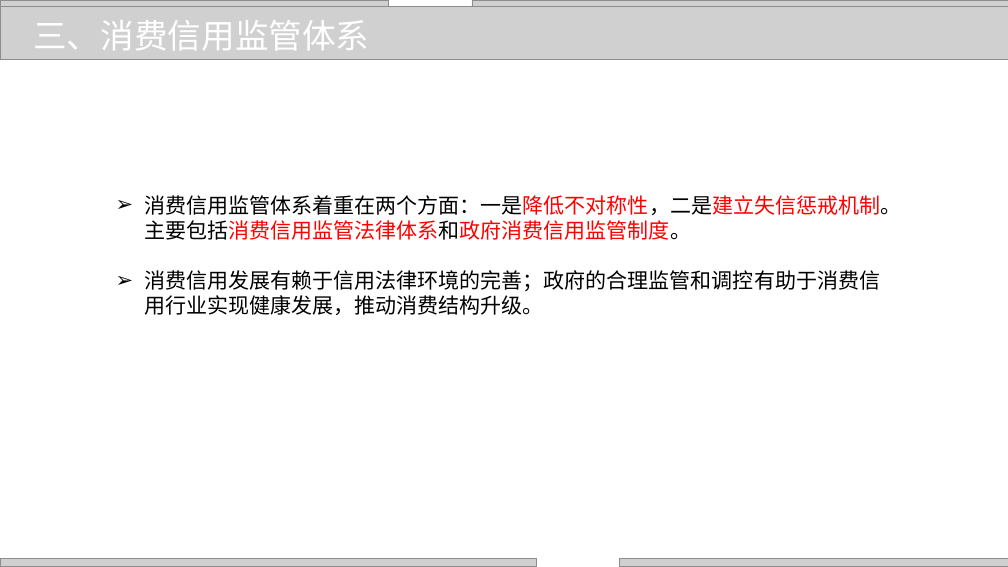
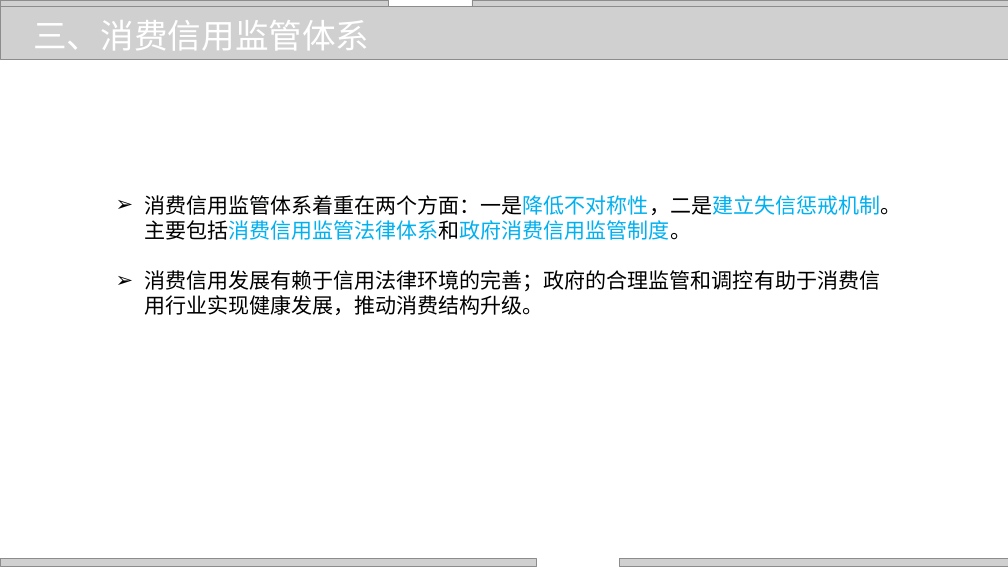
Before and after one commit to zhangjianzhang/internet_credit, a slide deck: slide 7 of files/slides/lecture_15.pptx. Drawn at 1008x567 pixels with LibreOffice and Linux fonts; fonts in the diff are those of the drawing; grey boxes stand for pictures; background and template pictures are left out. Boxes give left, top, right and bottom in pixels: in the first picture for what was removed or moved away, otherwise in the second. Text is boxed around its words. In the diff, an @@ line names an element or a change of style, - is before the commit and + after.

```diff
--- a/files/slides/lecture_15.pptx
+++ b/files/slides/lecture_15.pptx
@@ text at bbox=[144, 195, 901, 240]: text colour #FF0000 to #00B0F0 in "消费信用监管体系着重在两个方面：一是降低不对称性，二是建立失信惩戒机制。主要包括消费信用监管法律体系和政府消费信用监管制 ..." @@
```
Also in this commit, not shown: 5 other slides changed, 6 other files.
